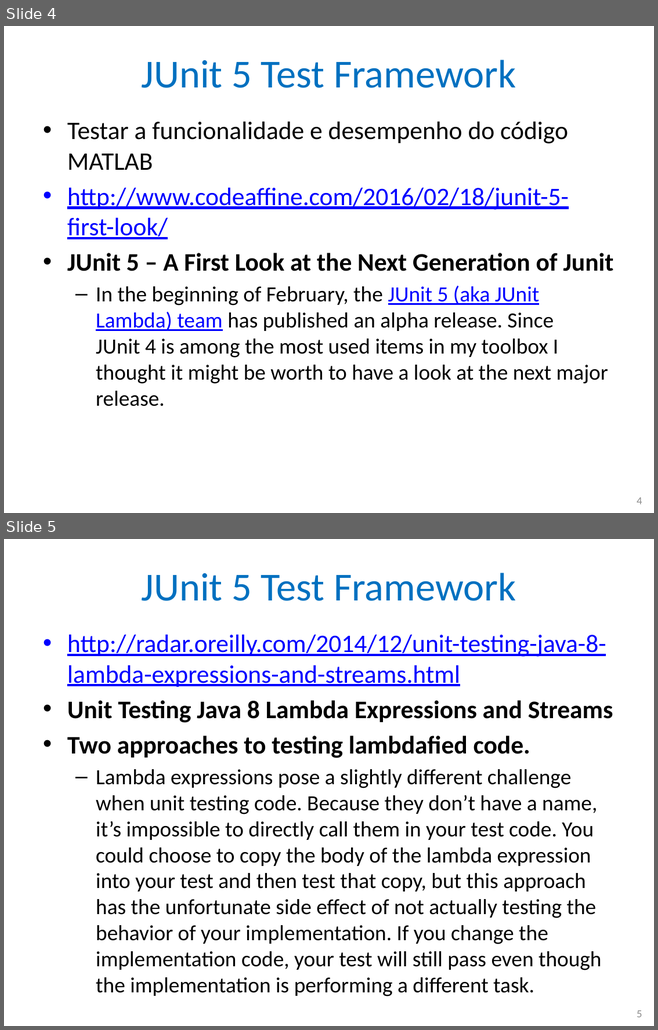
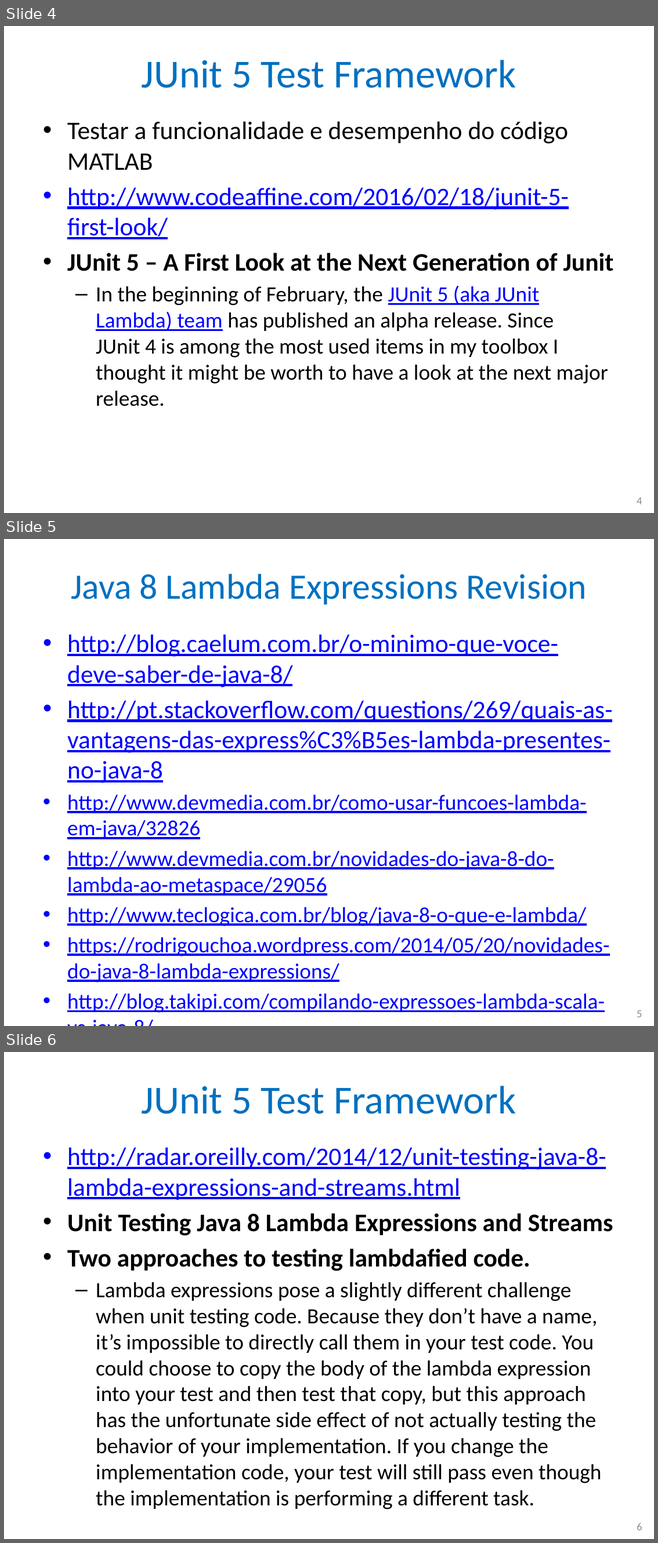
Before and after one commit to nascimentolwtn/INPE-CAP-385_DesenvolvimentoFrameworks, a slide deck: CAP385-00-Presentations/02-JUnit 5/02-JUnit 5.pptx. Shown one above the other, each under a label of ours: slides 4 and 5 before the commit, slides 4, 5 and 6 after it. The pictures are 658x1030 and 658x1543 pixels, drawn with LibreOffice and Linux fonts; fonts in the diff are those of the drawing. Boxes give left, top, right and bottom in pixels: in the first picture for what was removed or moved away, otherwise in the second. Text is boxed around its words. In the diff, an @@ line names an element or a change of style, - is before the commit and + after.

Commit message:
Inclusão de slide referência para revisão Java 8

```diff
--- a/CAP385-00-Presentations/02-JUnit 5/02-JUnit 5.pptx
+++ b/CAP385-00-Presentations/02-JUnit 5/02-JUnit 5.pptx
@@ slide 5 added at bbox=[4, 539, 654, 1026], background #FFFFFF @@
@@ title added at bbox=[71, 574, 587, 605], 39.6 pt, text #0070C0 @@
+Java 8 Lambda Expressions Revision
@@ text added at bbox=[67, 634, 612, 1013], 24 pt, text #0000FF, underline @@
+• http://blog.caelum.com.br/o-minimo-que-voce-deve-saber-de-java-8/
+• http://pt.stackoverflow.com/questions/269/quais-as-vantagens-das-express%C3%B5es-lambda-presentes-no-java-8
+• http://www.devmedia.com.br/como-usar-funcoes-lambda-em-java/32826
+• http://www.devmedia.com.br/novidades-do-java-8-do-lambda-ao-metaspace/29056
+• http://www.teclogica.com.br/blog/java-8-o-que-e-lambda/
+• https://rodrigouchoa.wordpress.com/2014/05/20/novidades-do-java-8-lambda-expressions/
+• http://blog.takipi.com/compilando-expressoes-lambda-scala-vs-java-8/
@@ page number added at bbox=[636, 1011, 641, 1017], 12 pt, text #8C8C8C @@
+5
@@ what was slide 5 is now slide 6 @@
@@ page number at bbox=[636, 1523, 641, 1530]: text changed @@
-5
+6
```
